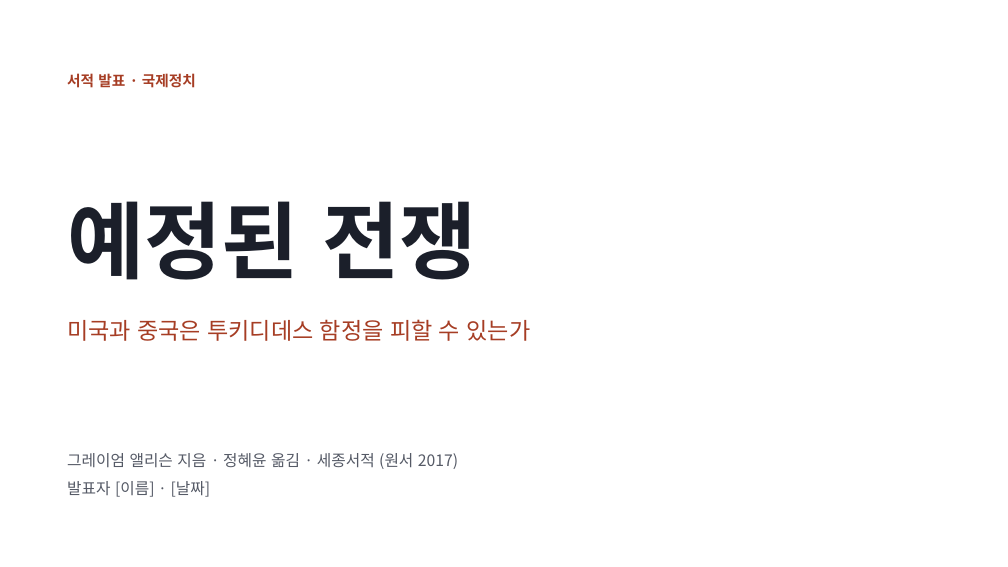
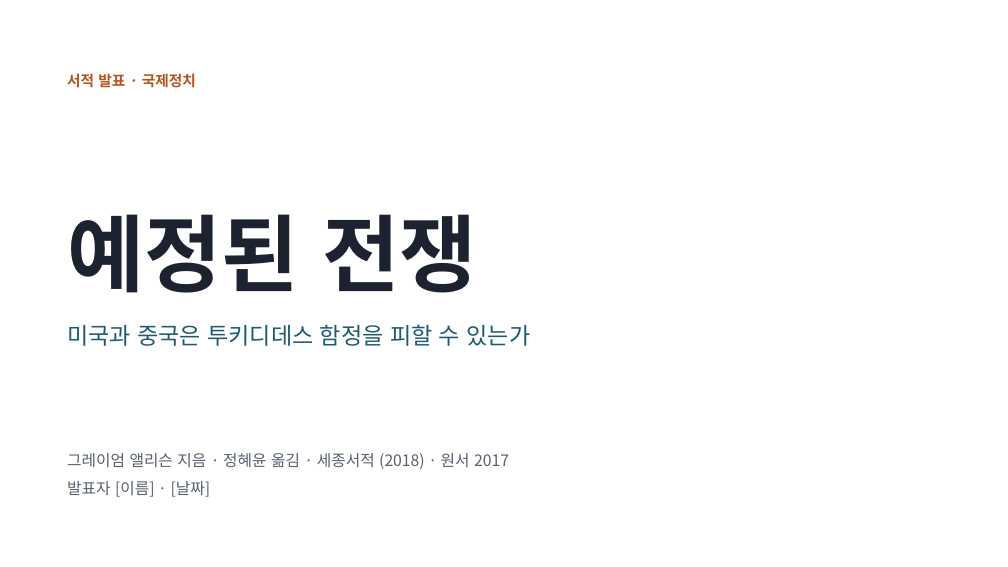
Before and after one commit to hpark1947/Politics, a slide deck: slide 1 of 발표자료/예정된 전쟁.pptx. Drawn at 1008x567 pixels with LibreOffice and Linux fonts; fonts in the diff are those of the drawing. Boxes give left, top, right and bottom in pixels: in the first picture for what was removed or moved away, otherwise in the second. Text is boxed around its words. In the diff, an @@ line names an element or a change of style, - is before the commit and + after.

```diff
--- a/발표자료/예정된 전쟁.pptx
+++ b/발표자료/예정된 전쟁.pptx
@@ text "서적 발표 · 국제정치" at <box>67,73,196,88</box>: text colour #A63D24 to #B5541C @@
@@ text "예정된 전쟁": place and size @@
-text "예정된 전쟁" at <box>67,201,478,280</box>
+text "예정된 전쟁" at <box>67,214,478,293</box>
@@ text "예정된 전쟁" at <box>67,214,478,293</box>: text colour #1B1F2A to #1C2230 @@
@@ text "미국과 중국은 투키디데스 함정을 피할 ..." at <box>67,324,531,346</box>: text colour #A63D24 to #1E5A73 @@
@@ text at <box>67,453,509,469</box>: text changed; text colour #555A66 to #586070 @@
-그레이엄 앨리슨 지음 · 정혜윤 옮김 · 세종서적 (원서 2017)
+그레이엄 앨리슨 지음 · 정혜윤 옮김 · 세종서적 (2018) · 원서 2017
```
Also in this commit, not shown: 16 other slides changed, 35 slides added, 3 slides removed.
